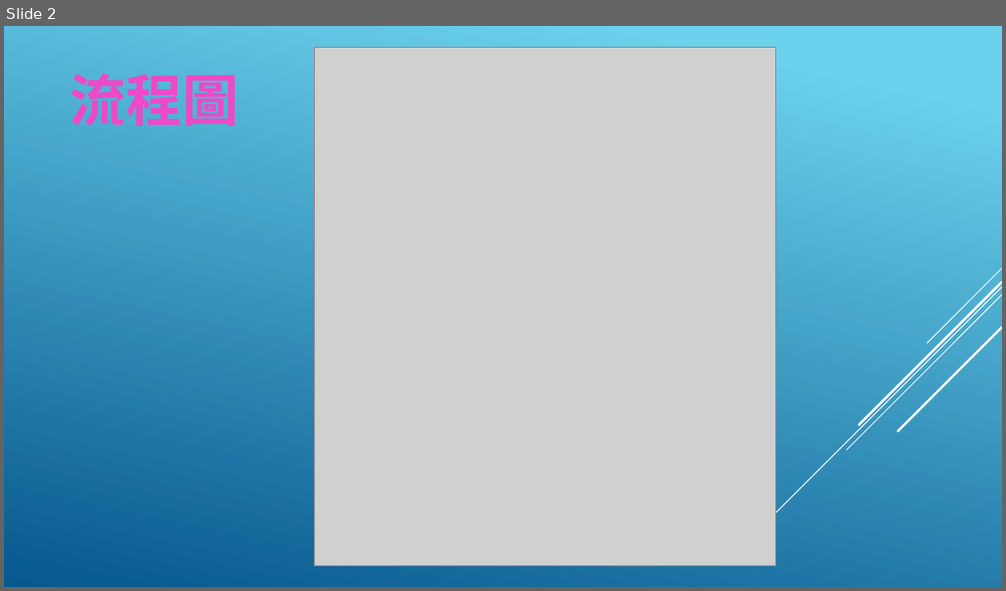
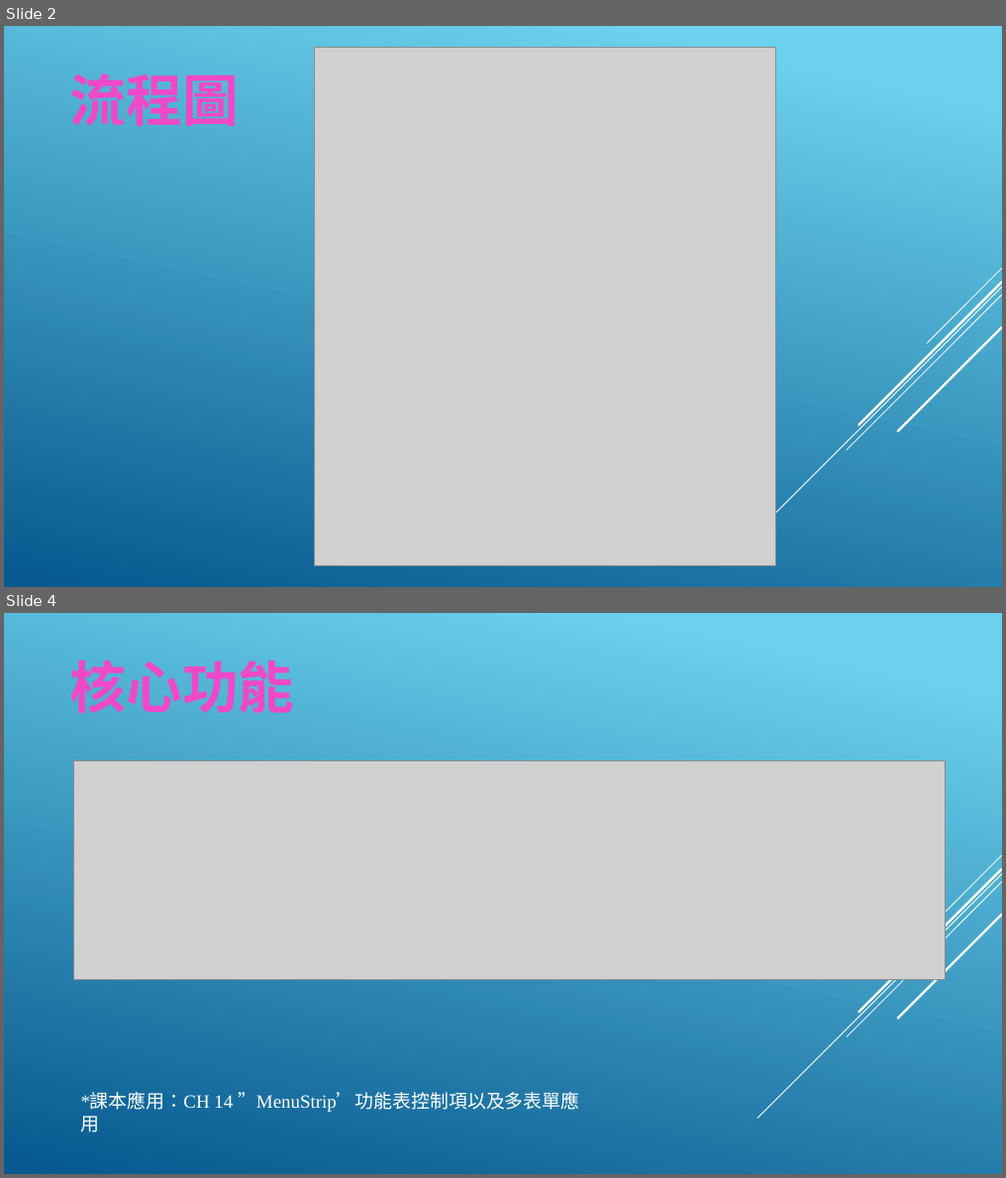
Before and after one commit to Joanna12321/-Final-report, a slide deck: 視窗程式設計-期末報告.pptx. Shown one above the other, each under a label of ours: slide 2 before the commit, slides 2 and 4 after it; the slides between them are not shown. The pictures are 1006x591 and 1006x1178 pixels, drawn with LibreOffice and Linux fonts; fonts in the diff are those of the drawing; grey boxes stand for pictures. Boxes give left, top, right and bottom in pixels: in the first picture for what was removed or moved away, otherwise in the second. Text is boxed around its words. In the diff, an @@ line names an element or a change of style, - is before the commit and + after.

```diff
--- a/視窗程式設計-期末報告.pptx
+++ b/視窗程式設計-期末報告.pptx
@@ slide 4 added at (x1=4, y1=613, x2=1002, y2=1174), background gradient #6ED2EB to #06588E; not listed: 5 template elements that a slide beside it also shows @@
@@ title added at (x1=70, y1=660, x2=295, y2=713), 54 pt, text #EF48C9, bold @@
+核心功能
@@ picture added at (x1=73, y1=761, x2=945, y2=980) @@
@@ text added at (x1=81, y1=1092, x2=579, y2=1112), 18 pt, text #FFFFFF @@
+*課本應用：CH 14 ”MenuStrip’功能表控制項以及多表單應用
```
Also in this commit, not shown: 1 slide changed, 1 other file.
